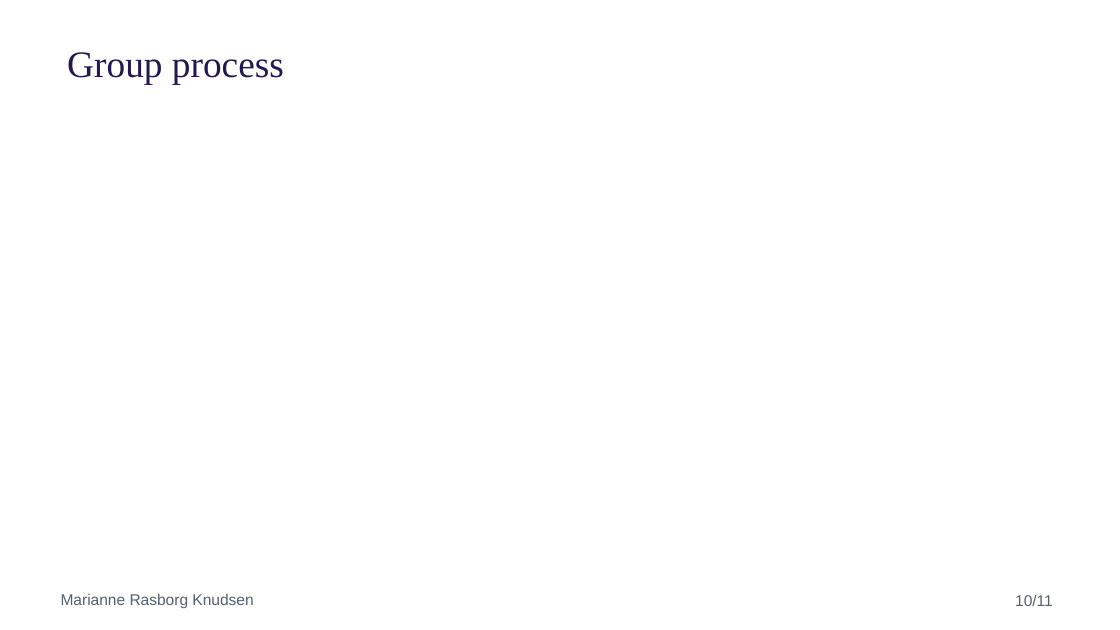
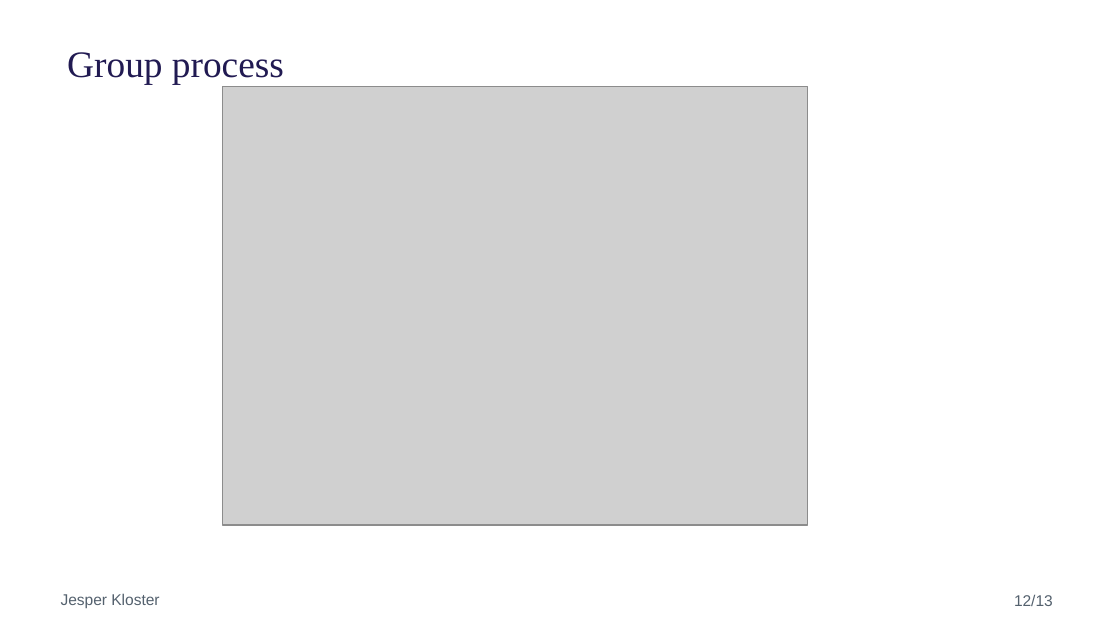
Before and after one commit to NicolaiFransen/Semester-Project-PED1, a slide deck: slide 12 of Reports/Presentation_P0_11_10.pptx (slide 17 before the commit). Drawn at 1120x630 pixels with LibreOffice and Linux fonts; fonts in the diff are those of the drawing; grey boxes stand for pictures; background and template pictures are left out. Boxes give left, top, right and bottom in pixels: in the first picture for what was removed or moved away, otherwise in the second. Text is boxed around its words. In the diff, an @@ line names an element or a change of style, - is before the commit and + after.

```diff
--- a/Reports/Presentation_P0_11_10.pptx
+++ b/Reports/Presentation_P0_11_10.pptx
@@ picture added at bbox=[223, 86, 808, 525] @@
@@ text at bbox=[61, 593, 159, 608]: text changed @@
-Marianne Rasborg Knudsen
+Jesper Kloster
@@ text at bbox=[1014, 594, 1053, 606]: text changed @@
-10/11
+12/13
```
Also in this commit, not shown: 8 other slides changed, 3 slides added, 8 slides removed.
